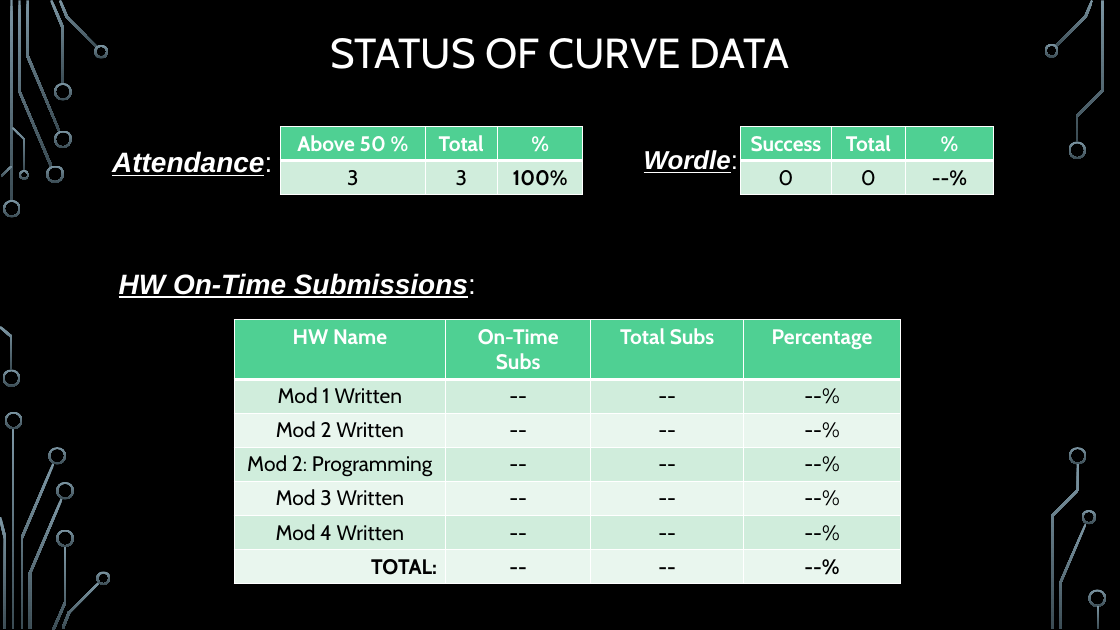
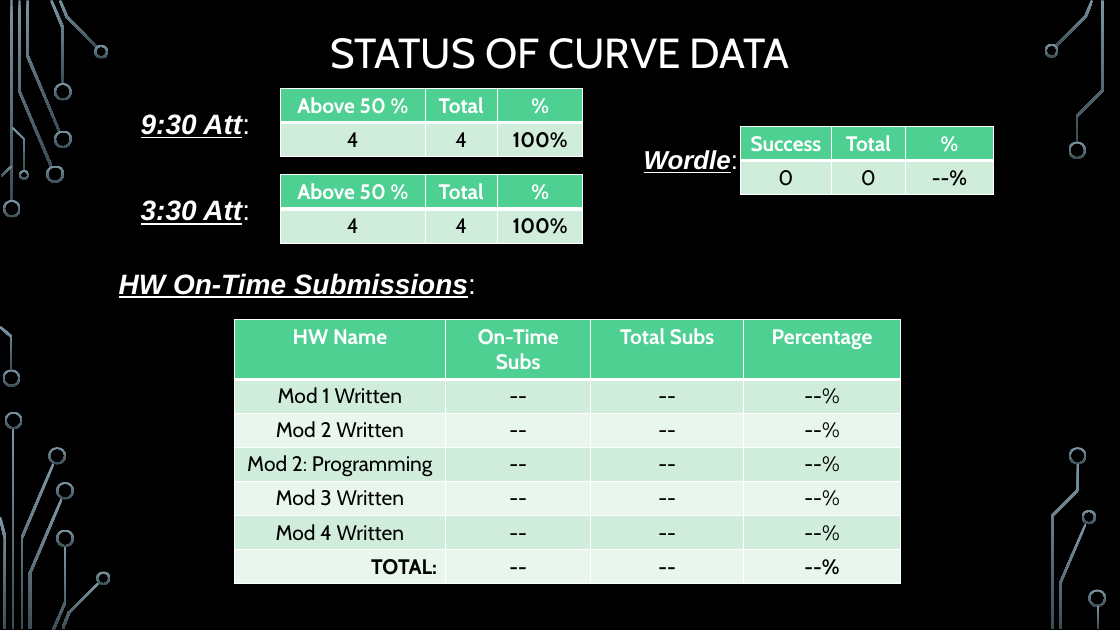
Before and after one commit to markfloryan/dmt2, a slide deck: slide 5 of slides/00-DailyAnnouncements.pptx (slide 4 before the commit). Drawn at 1120x630 pixels with LibreOffice and Linux fonts; fonts in the diff are those of the drawing; background and template pictures are left out. Boxes give left, top, right and bottom in pixels: in the first picture for what was removed or moved away, otherwise in the second. Text is boxed around its words. In the diff, an @@ line names an element or a change of style, - is before the commit and + after.

```diff
--- a/slides/00-DailyAnnouncements.pptx
+++ b/slides/00-DailyAnnouncements.pptx
@@ table at bbox=[281, 89, 583, 157] @@
-row 2, column 1: 3
+row 2, column 1: 4
-row 2, column 2: 3
+row 2, column 2: 4
@@ table: place and size @@
-table at bbox=[281, 127, 583, 195]
+table at bbox=[281, 89, 583, 157]
@@ text at bbox=[141, 114, 250, 138]: text changed @@
-Attendance:
+9:30 Att:
@@ table added at bbox=[281, 175, 583, 243], 2 rows, 3 columns @@
+Above 50 % | Total | %
+4 | 4 | 100%
@@ text added at bbox=[141, 200, 250, 225], 24 pt, text #FFFFFF, bold, italic, underline @@
+3:30 Att:
```
Also in this commit, not shown: 1 slide added, 31 other files.
